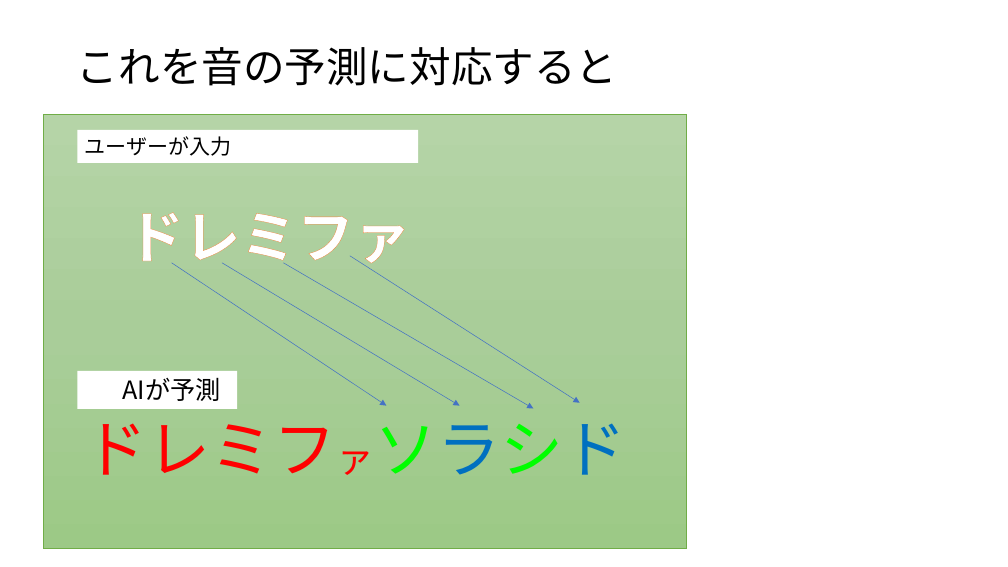
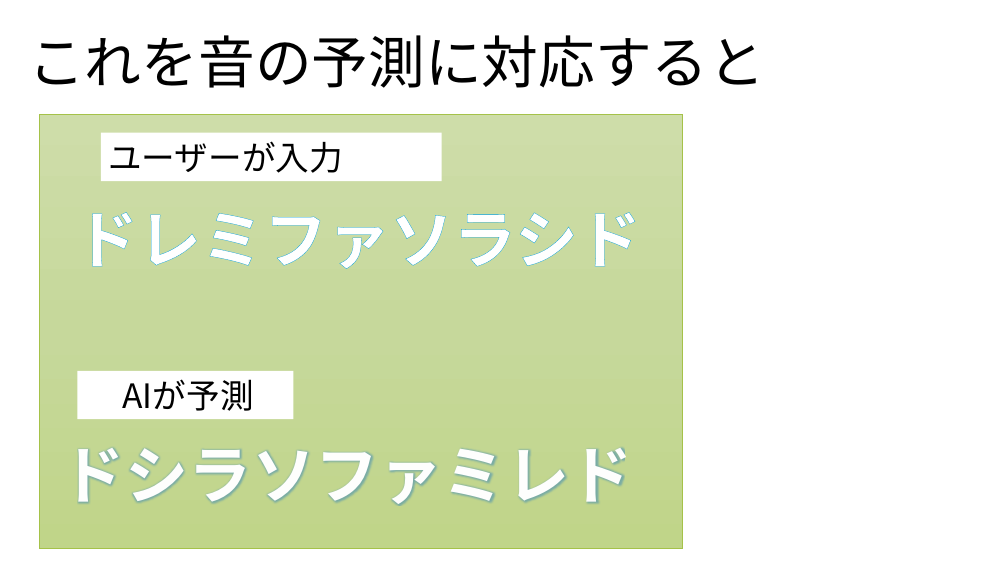
Before and after one commit to yoshitake266/bitComposer_prj, a slide deck: slide 7 of presentation/bit Composer2.pptx. Drawn at 1008x567 pixels with LibreOffice and Linux fonts; fonts in the diff are those of the drawing. Boxes give left, top, right and bottom in pixels: in the first picture for what was removed or moved away, otherwise in the second. Text is boxed around its words. In the diff, an @@ line names an element or a change of style, - is before the commit and + after.

```diff
--- a/presentation/bit Composer2.pptx
+++ b/presentation/bit Composer2.pptx
@@ title "これを音の予測に対応すると": place and size @@
-title "これを音の予測に対応すると" at [77,47,618,86]
+title "これを音の予測に対応すると" at [28,35,765,88]
@@ title "これを音の予測に対応すると" at [28,35,765,88]: size 39.6 to 54 pt @@
@@ rectangle: place and size @@
-rectangle at [43,114,687,548]
+rectangle at [39,114,683,548]
@@ rectangle at [39,114,683,548]: fill gradient #B5D5A7 to #AACE9A to #9CC987 to gradient #CFDEAA to #C6D89C to #C0D68A; outline #70AD47 0.5 pt to #A5C249 0.5 pt @@
@@ rectangle "ユーザーが入力": place and size @@
-rectangle "ユーザーが入力" at [77,130,418,163]
+rectangle "ユーザーが入力" at [101,133,442,181]
@@ rectangle "ユーザーが入力" at [101,133,442,181]: size 20 to 32 pt @@
@@ text at [75,212,641,269]: text changed; size 54 to 60 pt @@
-ドレミファ
+ドレミファソラシド
@@ arrow removed from (172, 263) to (386, 406) @@
@@ arrow removed from (222, 263) to (460, 406) @@
@@ arrow removed from (284, 263) to (534, 408) @@
@@ arrow removed from (350, 256) to (580, 403) @@
@@ rectangle "AIが予測": place and size @@
-rectangle "AIが予測" at [77,371,237,408]
+rectangle "AIが予測" at [77,371,293,419]
@@ rectangle "AIが予測" at [77,371,293,419]: size 24 to 32 pt @@
@@ text at [62,448,633,506]: text changed; text colour #FF0000 to #FEFEFE; bold on @@
-ドレミファソラシド
+ドシラソファミレド
```
Also in this commit, not shown: 11 other slides changed, 2 slides added, 2 slides removed.
